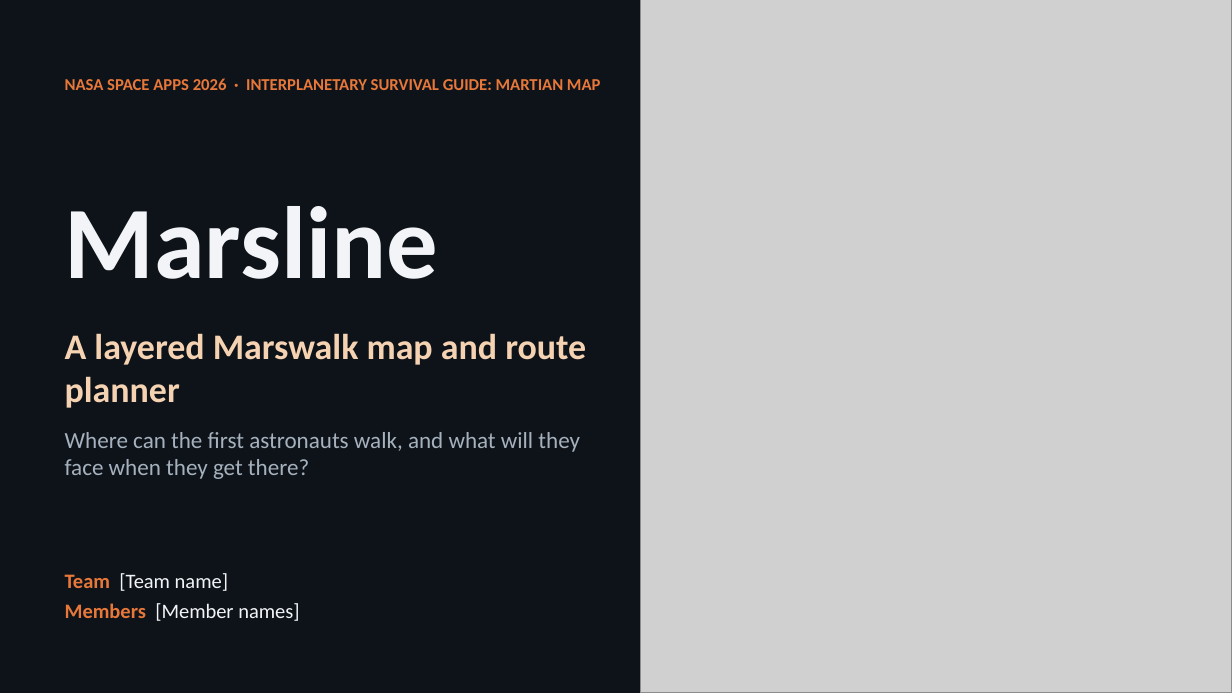
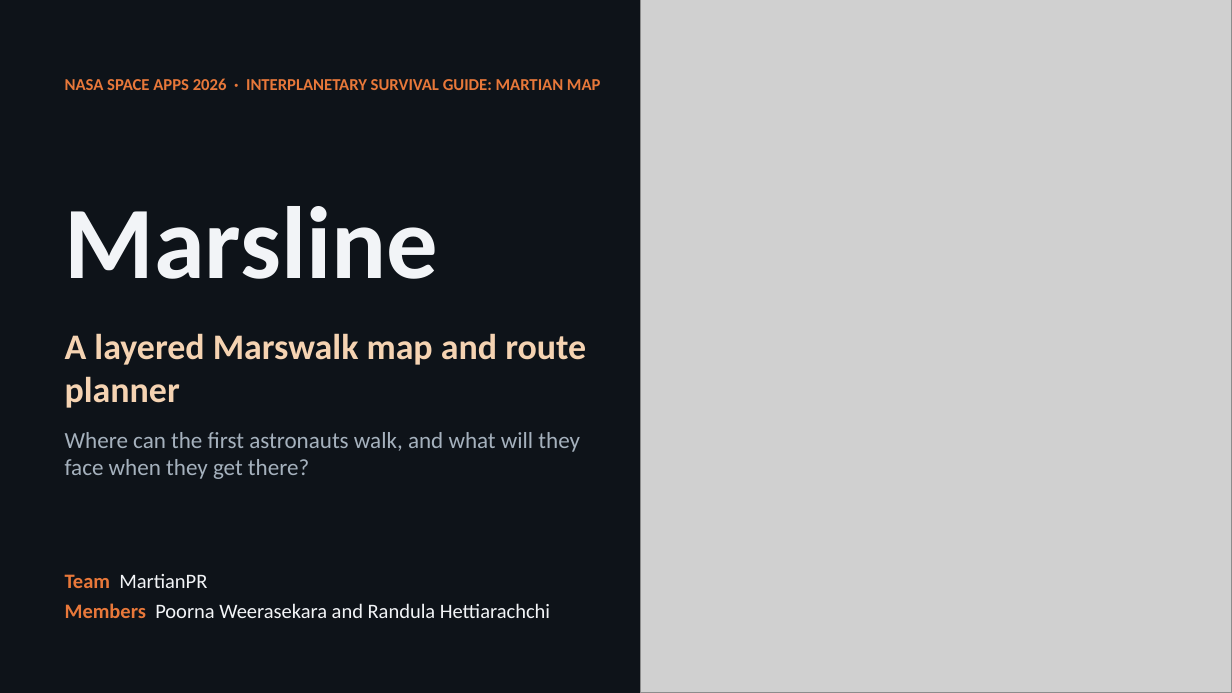
Before and after one commit to Randula2003/marsline, a slide deck: slide 1 of docs/demo/Marsline_SpaceApps_Demo.pptx. Drawn at 1232x693 pixels with LibreOffice and Linux fonts; fonts in the diff are those of the drawing; grey boxes stand for pictures. Boxes give left, top, right and bottom in pixels: in the first picture for what was removed or moved away, otherwise in the second. Text is boxed around its words. In the diff, an @@ line names an element or a change of style, - is before the commit and + after.

```diff
--- a/docs/demo/Marsline_SpaceApps_Demo.pptx
+++ b/docs/demo/Marsline_SpaceApps_Demo.pptx
@@ text at (65,574,550,618): text changed @@
-Team [Team name]
-Members [Member names]
+Team MartianPR
+Members Poorna Weerasekara and Randula Hettiarachchi
```
Also in this commit, not shown: 3 other files.
